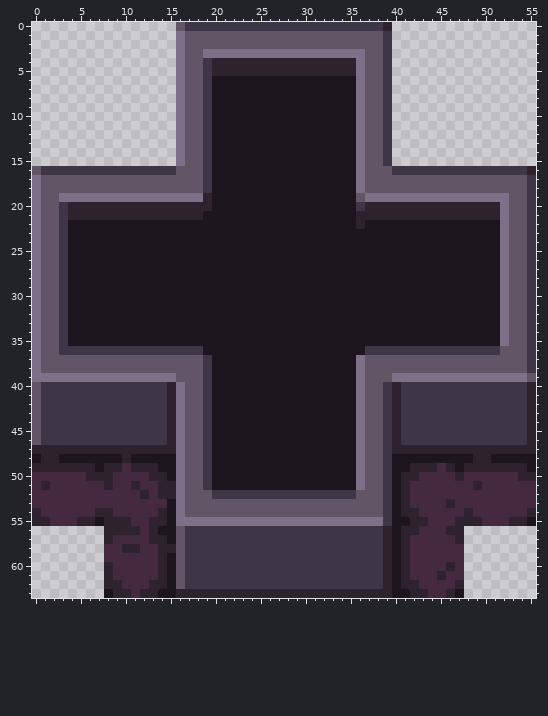
Two versions of one pixel-art sprite, img/punk-walls.png. Above is the file before it was changed.
The file is 56x64 pixels. Colours within 5 levels of each other are drawn and written as one.
Once edited:
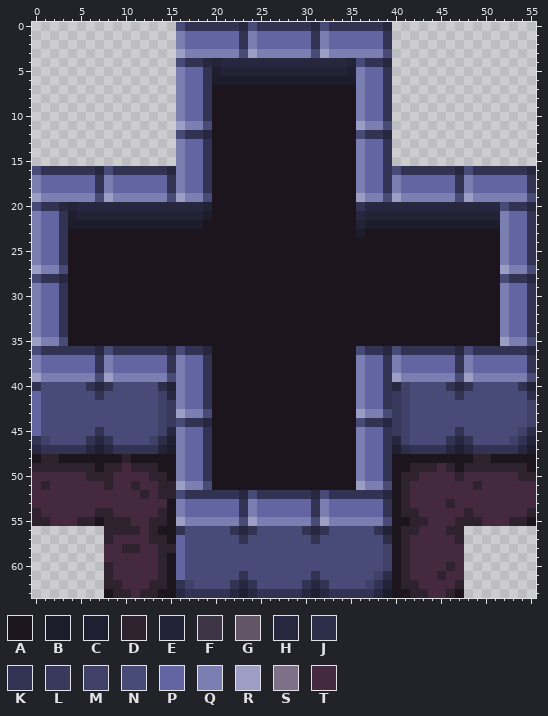
Palette (. is transparent): A #1c151d  B #1c1c2b  C #1f1f31  D #2e222f  E #232338  F #3e3546  G #625565  H #272840  J #2c2d49  K #323353  L #38395c  M #3f4169  N #484a77  P #6265a1  Q #7b7eb0  R #9c9ec3  S #7f708a  T #45293f
Message: steampunk: update floor/wall tiles
What changed:
Changed rows in their new state; - is an unchanged pixel.
first column x 0:
 0 ----------------NKKKKKKHNKKKKKKHNKKKKKKH----------------
 1 ----------------QPPPPPPKQPPPPPPKQPPPPPPK----------------
 2 ----------------QPPPPPPKQPPPPPPKQPPPPPPK----------------
 3 ----------------RQQQQQQNRQQQQQQNRQQQQQQN----------------
 4 ----------------NKKHEHHHHHHHHHHHHHHENKKH----------------
 5 ----------------QPPKCEEEEEEEEEEEEEECQPPK----------------
 6 ----------------QPPKBBBBBBBBBBBBBBBBQPPK----------------
 7 ----------------QPPK----------------QPPK----------------
 8 ----------------QPPK----------------QPPK----------------
 9 ----------------QPPK----------------QPPK----------------
10 ----------------QPPK----------------QPPK----------------
11 ----------------RQQN----------------RQQN----------------
12 ----------------NKKH----------------NKKH----------------
13 ----------------QPPK----------------QPPK----------------
14 ----------------QPPK----------------QPPK----------------
15 ----------------QPPK----------------QPPK----------------
16 NKKKKKKHNKKKKKKHQPPK----------------QPPKNKKKKKKHNKKKKKKH
17 QPPPPPPKQPPPPPPKQPPK----------------QPPKQPPPPPPKQPPPPPPK
18 QPPPPPPKQPPPPPPKQPPK----------------QPPKQPPPPPPKQPPPPPPK
19 RQQQQQQNRQQQQQQNRQQN----------------RQQNRQQQQQQNRQQQQQQN
20 NKKHEHHHHHHHHHHHHHHE----------------KHHHHHHHHHHHHHHHNKKH
21 QPPKCEEEEEEEEEEEEEEB----------------HEEEEEEEEEEEEEEEQPPK
22 QPPKBBBBBBBBBBBBBBB-----------------EBBBBBBBBBBBBBBBQPPK
23 QPPK--------------------------------B---------------QPPK
24 QPPK------------------------------------------------QPPK
25 QPPK------------------------------------------------QPPK
26 QPPK------------------------------------------------QPPK
27 RQQN------------------------------------------------RQQN
28 NKKH------------------------------------------------NKKH
29 QPPK------------------------------------------------QPPK
30 QPPK------------------------------------------------QPPK
31 QPPK------------------------------------------------QPPK
32 QPPK------------------------------------------------QPPK
33 QPPK------------------------------------------------QPPK
34 QPPK------------------------------------------------QPPK
35 RQQN------------------------------------------------RQQN
36 NKKKKKKHNKKKKKKHNKKH----------------NKKHNKKKKKKHNKKKKKKH
37 QPPPPPPKQPPPPPPKQPPK----------------QPPKQPPPPPPKQPPPPPPK
38 QPPPPPPKQPPPPPPKQPPK----------------QPPKQPPPPPPKQPPPPPPK
39 RQQQQQQNRQQQQQQNQPPK----------------QPPKRQQQQQQNRQQQQQQN
40 KNNNNNKHKNNNNNJEQPPK----------------QPPKHMNNNNKHKNNNNNKE
41 PNNNNNNKNNNNNNMHQPPK----------------QPPKLMNNNNNKNNNNNNNJ
42 PNNNNNNNNNNNNNMLQPPK----------------QPPKLMNNNNNNNNNNNNNM
43 PNNNNNNNNNNNNNMLRQQN----------------RQQNLMNNNNNNNNNNNNNM
44 PNNNNNNNNNNNNNMLNKKH----------------NKKHLMNNNNNNNNNNNNNM
45 PNNNNNNKNNNNNNMHQPPK----------------QPPKLMNNNNNKNNNNNNMJ
46 KMNNNNKHKNNNNMJCQPPK----------------QPPKHMNNNNKHKNNNNMKE
47 HKKKKKHCHKKKKKEBQPPK----------------QPPKCJKKKKHCHKKKKKHB
48 ----------------QPPK----------------QPPK----------------
49 ----------------QPPK----------------QPPK----------------
50 ----------------QPPK----------------QPPK----------------
51 ----------------RQQN----------------RQQN----------------
52 ----------------NKKKKKKHNKKKKKKHNKKKKKKH----------------
53 ----------------QPPPPPPKQPPPPPPKQPPPPPPK----------------
54 ----------------QPPPPPPKQPPPPPPKQPPPPPPK----------------
55 ----------------RQQQQQQNRQQQQQQNRQQQQQQN----------------
56 ----------------KNNNNNKHKNNNNNKHKNNNNNKE----------------
57 ----------------PNNNNNNKNNNNNNNKNNNNNNNJ----------------
58 ----------------PNNNNNNNNNNNNNNNNNNNNNNM----------------
59 ----------------PNNNNNNNNNNNNNNNNNNNNNNM----------------
60 ----------------PNNNNNNNNNNNNNNNNNNNNNNM----------------
61 ----------------PNNNNNNKNNNNNNNKNNNNNNMJ----------------
62 ----------------KMNNNNKHKNNNNNKHKNNNNMKE----------------
63 ----------------HKKKKKHCHKKKKKHCHKKKKKHB----------------
